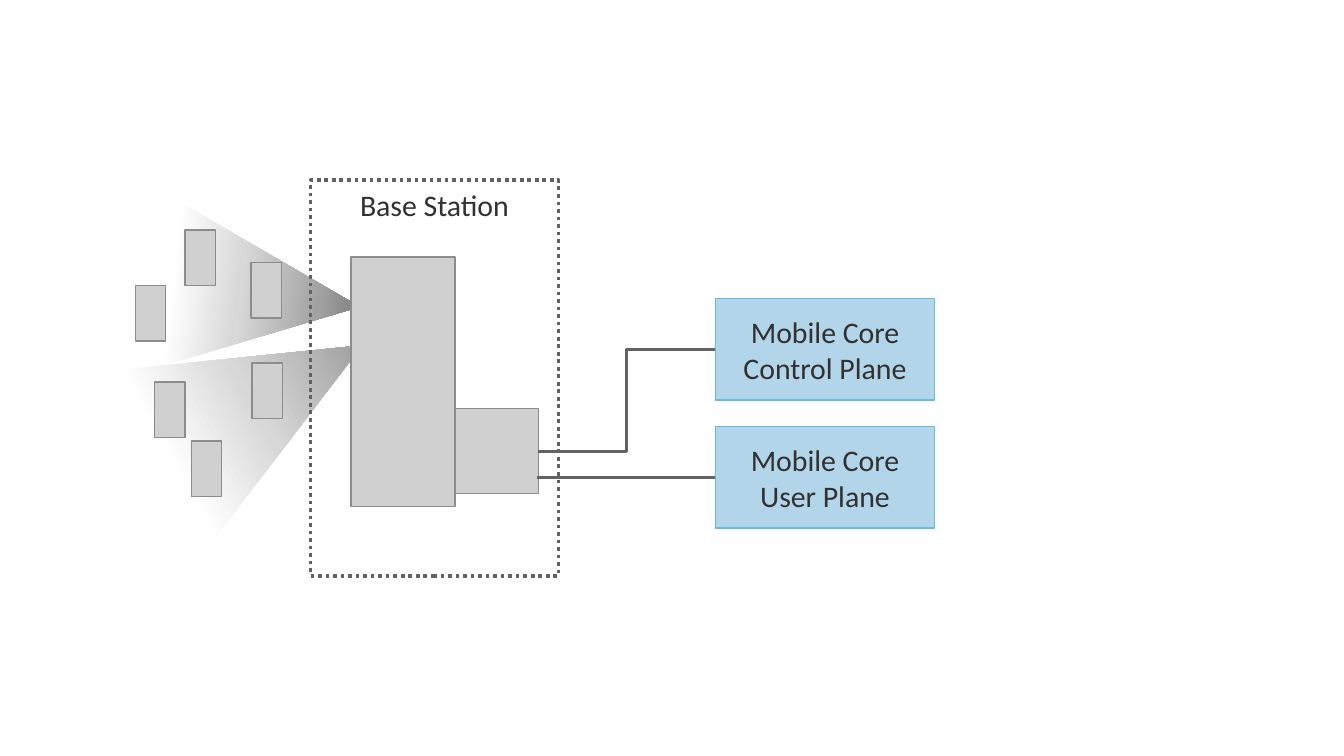
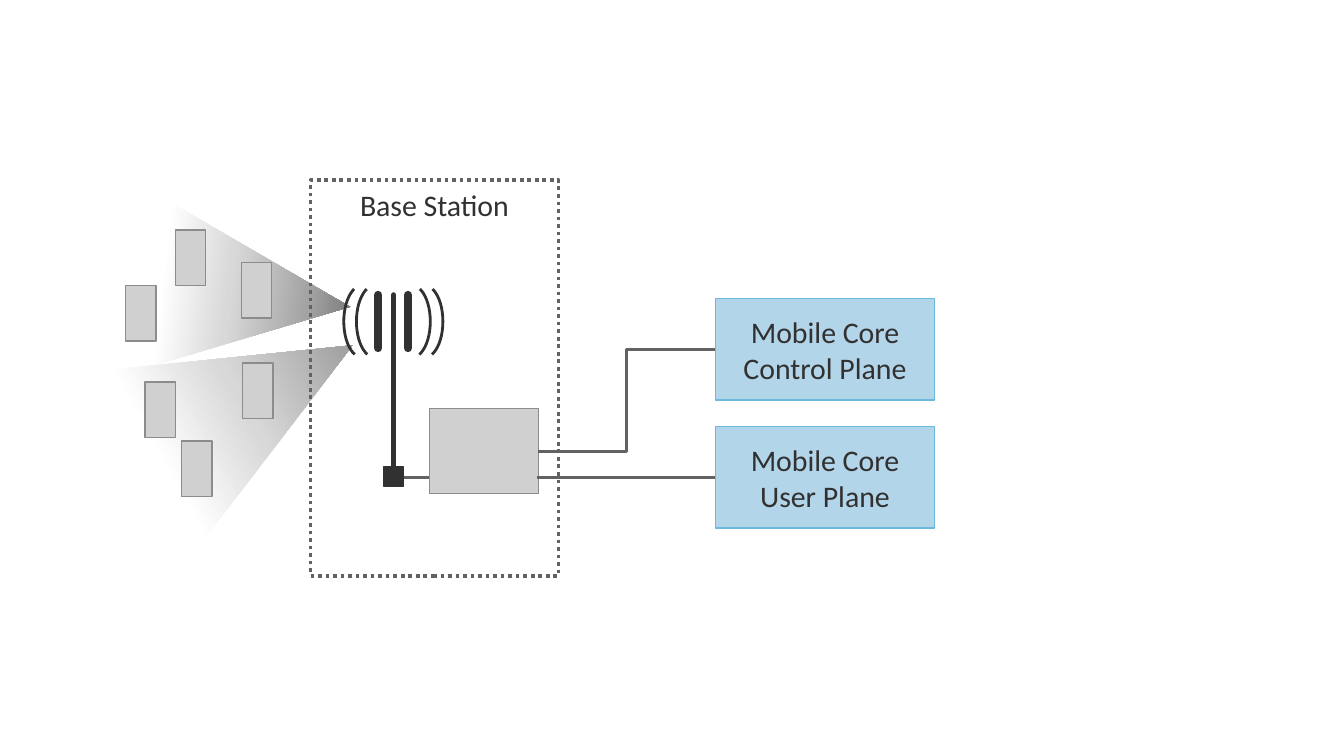
Before and after one commit to SystemsApproach/private5g, a slide deck: slide 3 of figures.pptx. Drawn at 1344x756 pixels with LibreOffice and Linux fonts; fonts in the diff are those of the drawing; grey boxes stand for pictures. Boxes give left, top, right and bottom in pixels: in the first picture for what was removed or moved away, otherwise in the second. Text is boxed around its words. In the diff, an @@ line names an element or a change of style, - is before the commit and + after.

```diff
--- a/figures.pptx
+++ b/figures.pptx
@@ 6 pictures, 2 triangles moved together from (x1=112, y1=180, x2=411, y2=546) to (x1=102, y1=180, x2=402, y2=546) @@
@@ picture removed at (x1=351, y1=257, x2=454, y2=507) @@
@@ group added at (x1=344, y1=285, x2=442, y2=487): 4 arc (boxed as its full ellipse)s, 3 lines, 1 rectangle @@
@@ line added from (435, 477) to (405, 477), #626262 2 pt @@
```
Also in this commit, not shown: 12 other slides changed, 1 slide added, 1 other file.
